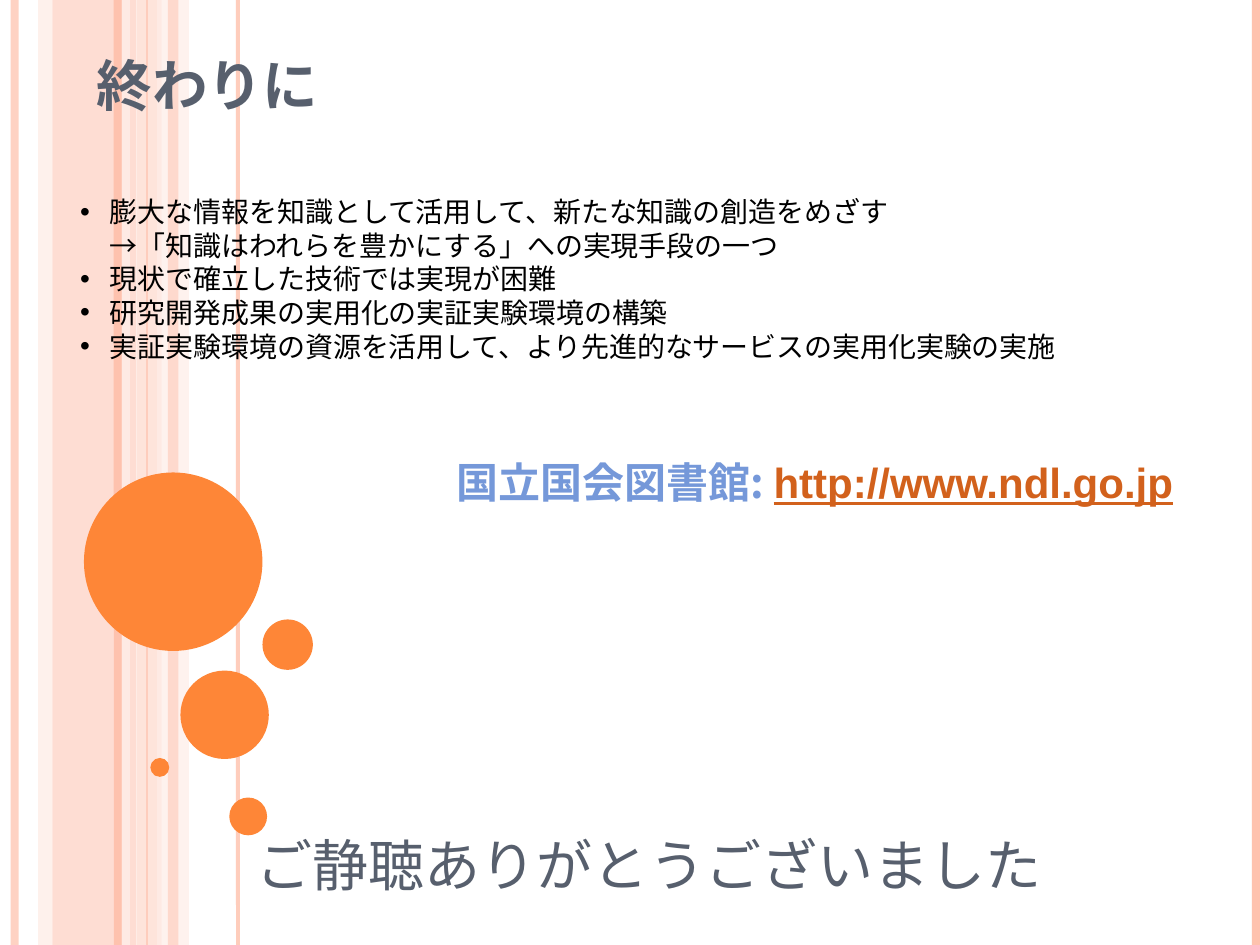
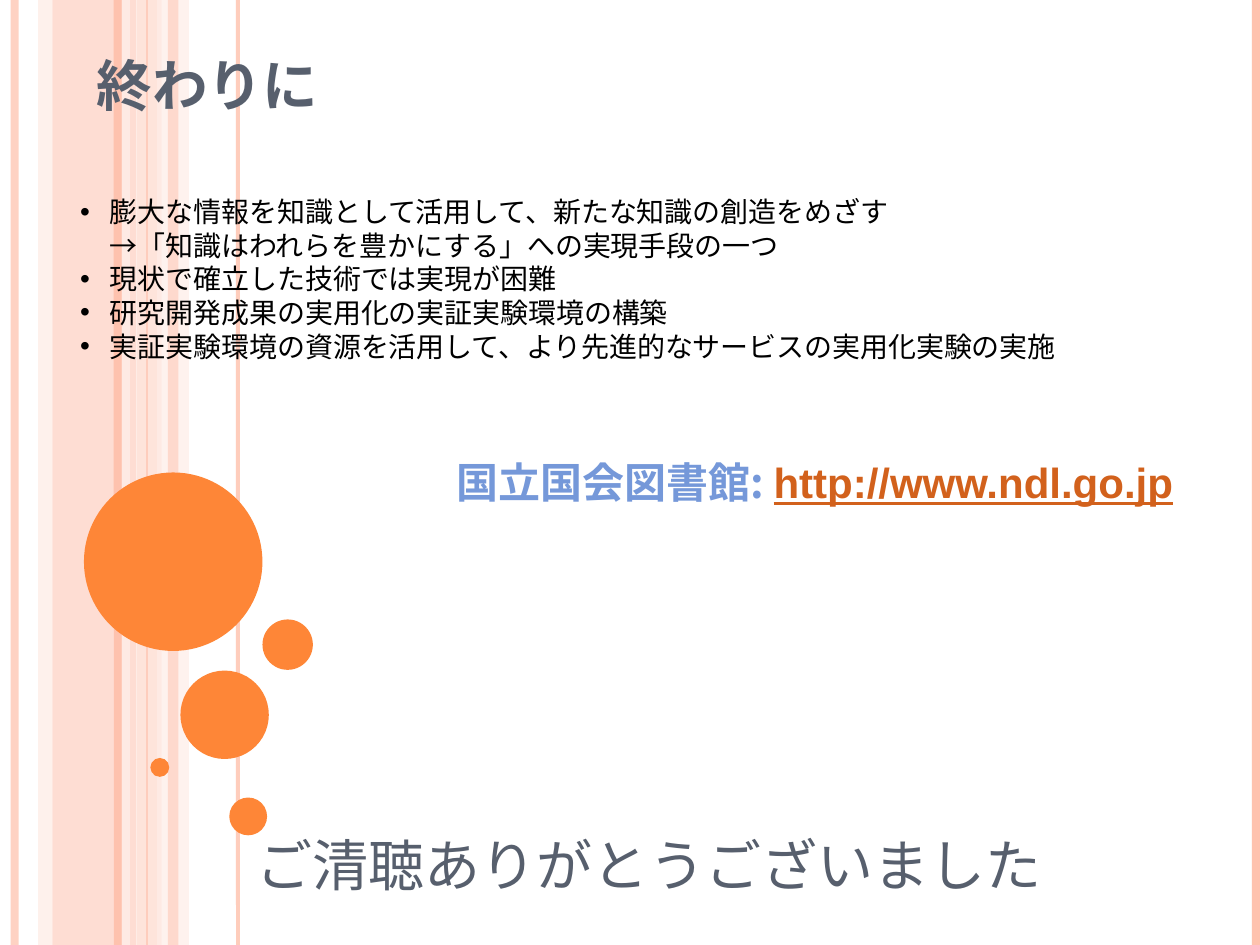
Before and after one commit to BlueMoon55/History_Archives, a slide deck: slide 43 of 2009FY/【2009年】【口頭発表】国立国会図書館における情報探索サービスの新たな展開【2009年10月全国図書館大会】.pptx (slide 42 before the commit). Drawn at 1260x945 pixels with LibreOffice and Linux fonts; fonts in the diff are those of the drawing. Boxes give left, top, right and bottom in pixels: in the first picture for what was removed or moved away, otherwise in the second. Text is boxed around its words. In the diff, an @@ line names an element or a change of style, - is before the commit and + after.

Commit message:
20200511

```diff
--- a/2009FY/【2009年】【口頭発表】国立国会図書館における情報探索サービスの新たな展開【2009年10月全国図書館大会】.pptx
+++ b/2009FY/【2009年】【口頭発表】国立国会図書館における情報探索サービスの新たな展開【2009年10月全国図書館大会】.pptx
@@ text at box(257, 829, 1041, 891): text changed @@
-ご静聴ありがとうございました
+ご清聴ありがとうございました
```
Also in this commit, not shown: 1 other slide changed, 1 slide added.
